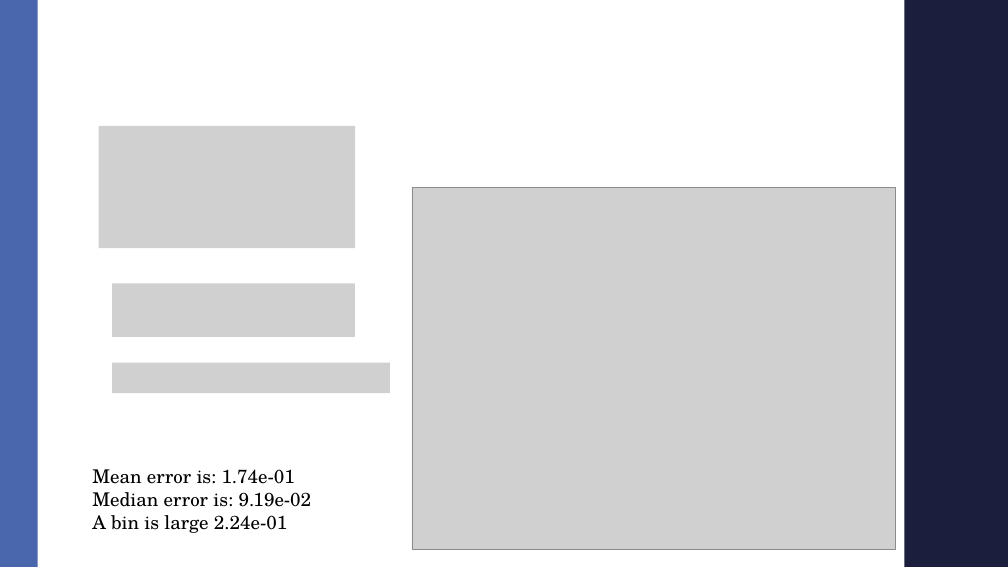
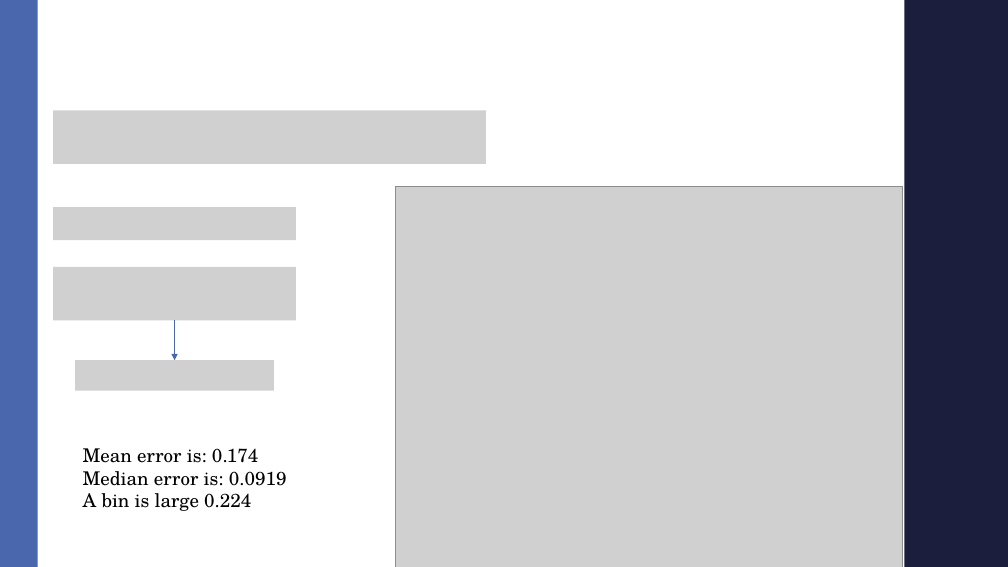
Before and after one commit to AndreaMarcone01/Bayesian_exam, a slide deck: slide 4 of Seminar.pptx. Drawn at 1008x567 pixels with LibreOffice and Linux fonts; fonts in the diff are those of the drawing; grey boxes stand for pictures; background and template pictures are left out. Boxes give left, top, right and bottom in pixels: in the first picture for what was removed or moved away, otherwise in the second. Text is boxed around its words. In the diff, an @@ line names an element or a change of style, - is before the commit and + after.

```diff
--- a/Seminar.pptx
+++ b/Seminar.pptx
@@ picture: place and size @@
-picture at [98,126,355,249]
+picture at [53,110,485,164]
@@ picture added at [53,207,296,240] @@
@@ picture: place and size @@
-picture at [412,187,896,550]
+picture at [395,187,903,567]
@@ picture: place and size @@
-picture at [112,284,355,337]
+picture at [53,267,296,321]
@@ arrow added from (175, 321) to (175, 360), #4A66AC 1.5 pt @@
@@ picture: place and size @@
-picture at [112,363,389,393]
+picture at [76,360,274,390]
@@ text at [83,448,287,511]: text changed @@
-Mean error is: 1.74e-01
-Median error is: 9.19e-02
-A bin is large 2.24e-01
+Mean error is: 0.174
+Median error is: 0.0919
+A bin is large 0.224
```
Also in this commit, not shown: 2 other slides changed, 3 slides added, 1 slide removed, 3 other files.
